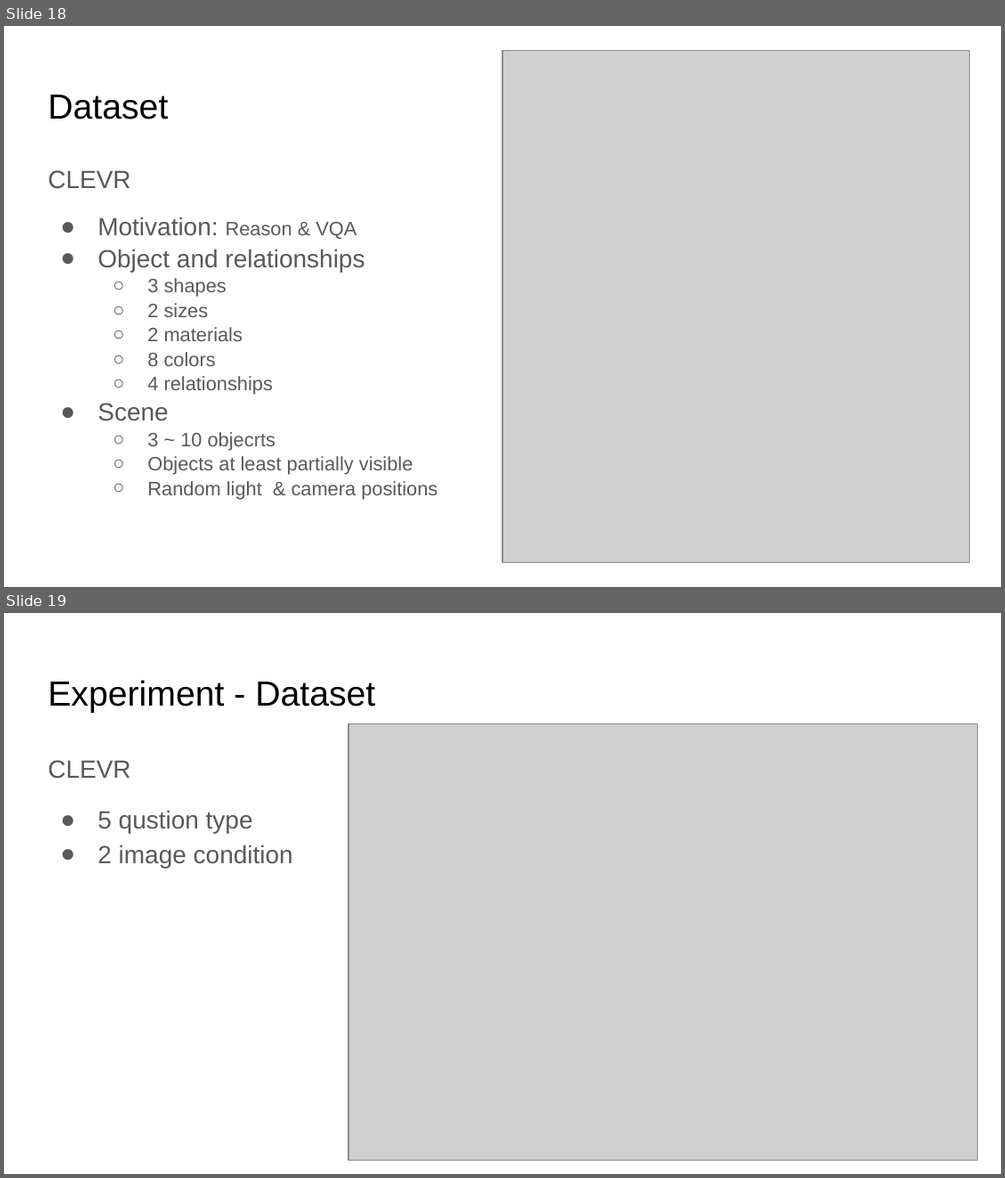
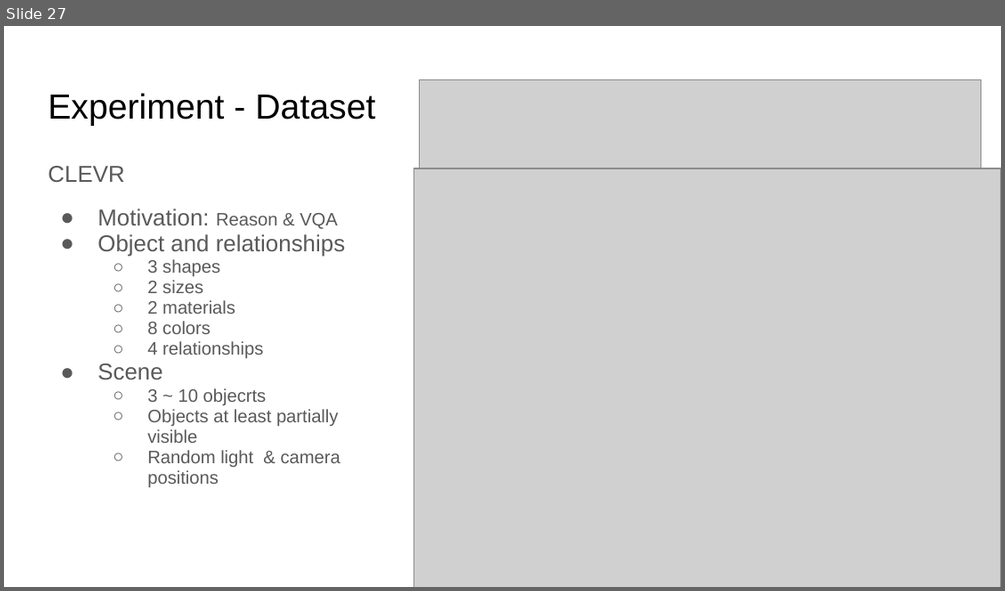
Before and after one commit to paul-tian/ITSEG-System-Engineering, a slide deck: Jiaohong_Yao/1/NS-CL.pptx. Shown one above the other, each under a label of ours: slides 18 and 19 before the commit, slide 27 after it. The pictures are 1005x1178 and 1005x591 pixels, drawn with LibreOffice and Linux fonts; fonts in the diff are those of the drawing; grey boxes stand for pictures. Boxes give left, top, right and bottom in pixels: in the first picture for what was removed or moved away, otherwise in the second. Text is boxed around its words. In the diff, an @@ line names an element or a change of style, - is before the commit and + after.

```diff
--- a/Jiaohong_Yao/1/NS-CL.pptx
+++ b/Jiaohong_Yao/1/NS-CL.pptx
@@ slide 19 removed at [4, 613, 1001, 1174], background #FFFFFF @@
@@ title removed at [48, 680, 375, 713] @@
-Experiment - Dataset
@@ picture removed at [349, 723, 978, 1160] @@
@@ text removed at [48, 760, 293, 868] @@
-CLEVR
-● 5 qustion type
-● 2 image condition
@@ what was slide 18 is now slide 27 @@
@@ slide 27 changed as well @@
@@ title at [48, 93, 375, 126]: text changed @@
-Dataset
+Experiment - Dataset
@@ picture added at [420, 79, 981, 168] @@
@@ text "CLEVR" at [48, 166, 345, 487]: size 18 to 16.6 pt in "CLEVR", "Motivation:", "Object and relationships", "Scene"; size 14 to 12.9 pt in "Reason & VQA", "3 shapes", "2 sizes", "2 materials" and 5 more places; line spacing 1.05 to 0.95 @@
@@ picture: place and size @@
-picture at [502, 50, 969, 563]
+picture at [413, 168, 1001, 587]
```
Also in this commit, not shown: 5 other slides changed, 22 slides added, 11 other slides removed, 1 other file.
